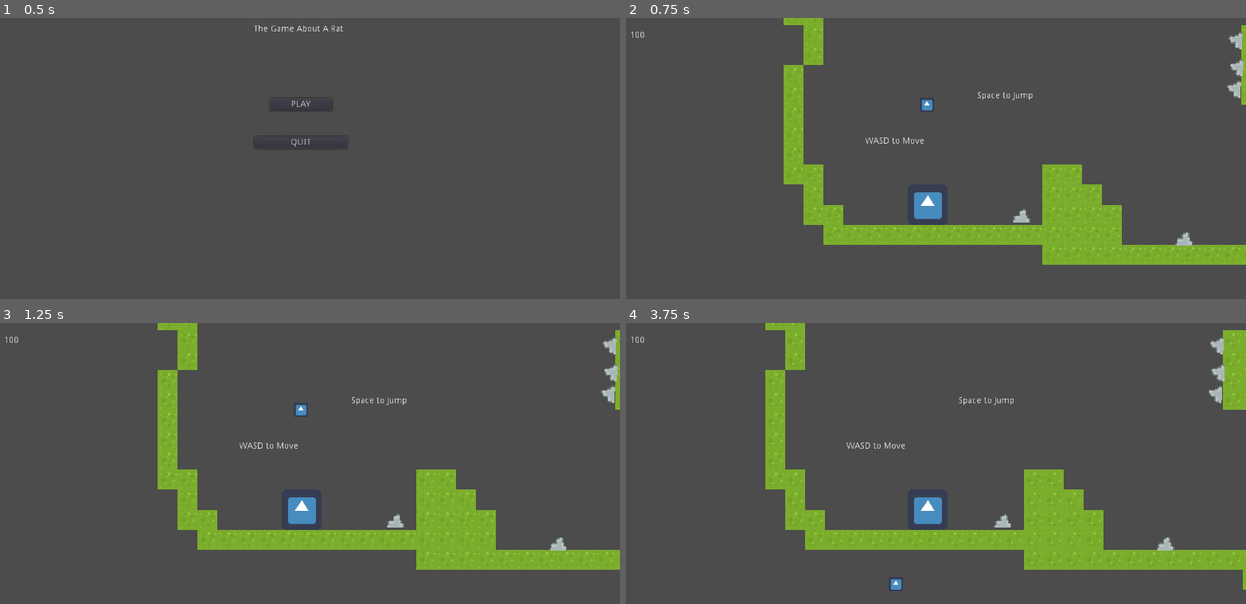
Above: before the commit, frames 1-4 (two rows, left to right).
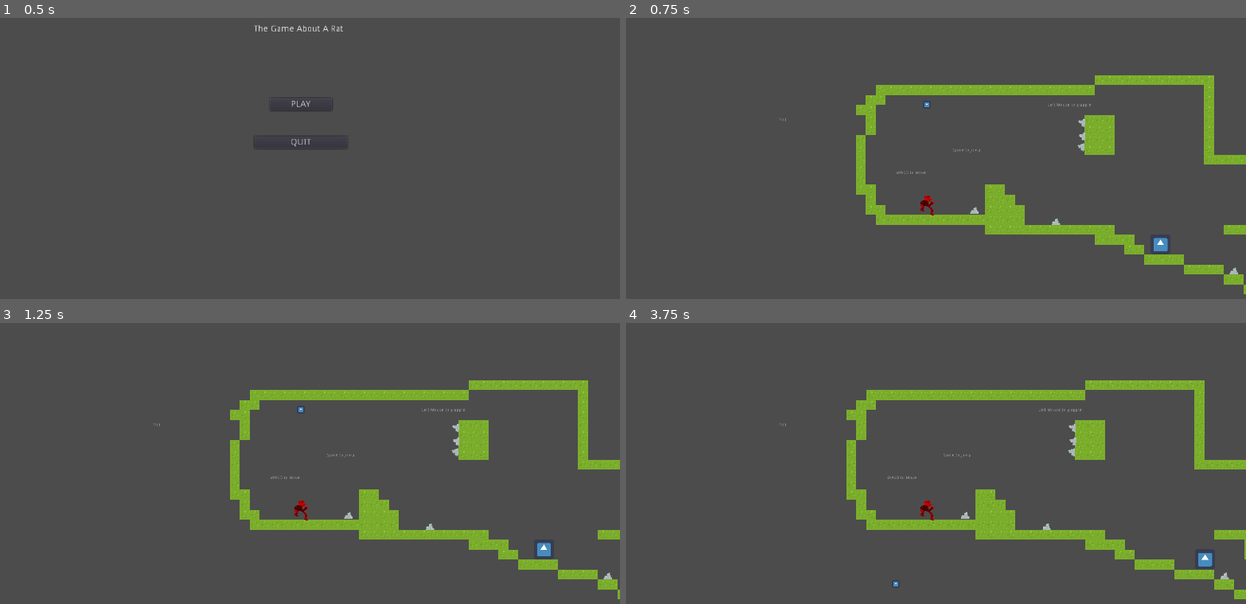
Above: after the commit, the same moments.

Repository: CtrlAltLeo/ProjectNinja
Game: Godot game, scene res://scenes/startGameScene.tscn
Two runs of this game, one before a commit and one after it. Both use one fixed random seed, a clock stepped at 60 frames per second and the inputs below. The engine's default icon, where the game draws it, is replaced by a stand-in: a white triangle on a blue panel in a dark square.
Inputs (mouse positions are in pixels of both pictures, inside the frame that each line leads up to):
- Up to frame 1 (0.5 s): no input
- Up to frame 2 (0.75 s): click "PLAY" at 0.5 s
- Up to frame 3 (1.25 s): no input
- Up to frame 4 (3.75 s): move the mouse to (1066, 491) at 1.27 s; hold A (A) 1.28-2.03 s; move the mouse to (799, 528) at 2.02 s; tap A (A) at 2.1, 3.05 s; move the mouse to (991, 426) at 2.77 s; hold D (D) 2.78-3.53 s; move the mouse to (898, 584) at 3.52 s; click (898, 584) at 3.6 s

Frame 1 is identical in both runs. In frame 2, 17% of the frame differs, in the area x 0-100%, y 0-99%; in frame 3, 17%; in frame 4, 18%.

Commit message:
Leo Finale

Diff:
--- a/ProjectNinja/code/cursor.gd
+++ b/ProjectNinja/code/cursor.gd
@@ -6,7 +6,7 @@
 
 func _process(delta):
 
-	self.position = get_viewport().get_mouse_position()  + get_parent().camera.offset
+	self.position = get_viewport().get_mouse_position() * 2 + get_parent().camera.offset
 
 	if Input.is_action_just_pressed("leftMouse"):
 		startLine()
--- a/ProjectNinja/project.godot
+++ b/ProjectNinja/project.godot
@@ -26,22 +26,22 @@
 
 W={
 "deadzone": 0.5,
-"events": [ Object(InputEventKey,"resource_local_to_scene":false,"resource_name":"","device":0,"alt":false,"shift":false,"control":false,"meta":false,"command":false,"pressed":false,"scancode":87,"physical_scancode":0,"unicode":0,"echo":false,"script":null)
+"events": [ Object(InputEventKey,"resource_local_to_scene":false,"resource_name":"","device":0,"alt":false,"shift":false,"control":false,"meta":false,"command":false,"pressed":false,"scancode":87,"unicode":0,"echo":false,"script":null)
  ]
 }
 A={
 "deadzone": 0.5,
-"events": [ Object(InputEventKey,"resource_local_to_scene":false,"resource_name":"","device":0,"alt":false,"shift":false,"control":false,"meta":false,"command":false,"pressed":false,"scancode":65,"physical_scancode":0,"unicode":0,"echo":false,"script":null)
+"events": [ Object(InputEventKey,"resource_local_to_scene":false,"resource_name":"","device":0,"alt":false,"shift":false,"control":false,"meta":false,"command":false,"pressed":false,"scancode":65,"unicode":0,"echo":false,"script":null)
  ]
 }
 S={
 "deadzone": 0.5,
-"events": [ Object(InputEventKey,"resource_local_to_scene":false,"resource_name":"","device":0,"alt":false,"shift":false,"control":false,"meta":false,"command":false,"pressed":false,"scancode":83,"physical_scancode":0,"unicode":0,"echo":false,"script":null)
+"events": [ Object(InputEventKey,"resource_local_to_scene":false,"resource_name":"","device":0,"alt":false,"shift":false,"control":false,"meta":false,"command":false,"pressed":false,"scancode":83,"unicode":0,"echo":false,"script":null)
  ]
 }
 D={
 "deadzone": 0.5,
-"events": [ Object(InputEventKey,"resource_local_to_scene":false,"resource_name":"","device":0,"alt":false,"shift":false,"control":false,"meta":false,"command":false,"pressed":false,"scancode":68,"physical_scancode":0,"unicode":0,"echo":false,"script":null)
+"events": [ Object(InputEventKey,"resource_local_to_scene":false,"resource_name":"","device":0,"alt":false,"shift":false,"control":false,"meta":false,"command":false,"pressed":false,"scancode":68,"unicode":0,"echo":false,"script":null)
  ]
 }
 leftMouse={
@@ -55,7 +55,7 @@
 }
 space={
 "deadzone": 0.5,
-"events": [ Object(InputEventKey,"resource_local_to_scene":false,"resource_name":"","device":0,"alt":false,"shift":false,"control":false,"meta":false,"command":false,"pressed":false,"scancode":32,"physical_scancode":0,"unicode":0,"echo":false,"script":null)
+"events": [ Object(InputEventKey,"resource_local_to_scene":false,"resource_name":"","device":0,"alt":false,"shift":false,"control":false,"meta":false,"command":false,"pressed":false,"scancode":32,"unicode":0,"echo":false,"script":null)
  ]
 }
 Q={
--- a/ProjectNinja/scenes/player.tscn
+++ b/ProjectNinja/scenes/player.tscn
@@ -1,6 +1,6 @@
 [gd_scene load_steps=9 format=2]
 
-[ext_resource path="res://icon.png" type="Texture" id=1]
+[ext_resource path="res://artAssets/player.png" type="Texture" id=1]
 [ext_resource path="res://code/player.gd" type="Script" id=2]
 [ext_resource path="res://scenes/grapple.tscn" type="PackedScene" id=3]
 [ext_resource path="res://scenes/cursor.tscn" type="PackedScene" id=4]
@@ -49,6 +49,10 @@
 shape = SubResource( 1 )
 
 [node name="playerSprite" type="Sprite" parent="."]
+modulate = Color( 1, 0, 0, 1 )
+position = Vector2( 3.78627, 0.668159 )
+rotation = 0.285103
+scale = Vector2( 0.120683, 0.120683 )
 texture = ExtResource( 1 )
 
 [node name="grapple" parent="." instance=ExtResource( 3 )]
@@ -56,9 +60,10 @@
 [node name="cursor" parent="." instance=ExtResource( 4 )]
 
 [node name="playerCam" type="Camera2D" parent="."]
-offset = Vector2( -512, -300 )
+offset = Vector2( -1024, -600 )
 anchor_mode = 0
 current = true
+zoom = Vector2( 2, 2 )
 
 [node name="RichTextLabel" type="RichTextLabel" parent="playerCam"]
 margin_left = -479.0
Binary file added: ProjectNinja/artAssets/player.png
Not shown, added: ProjectNinja/artAssets/player.png.import
